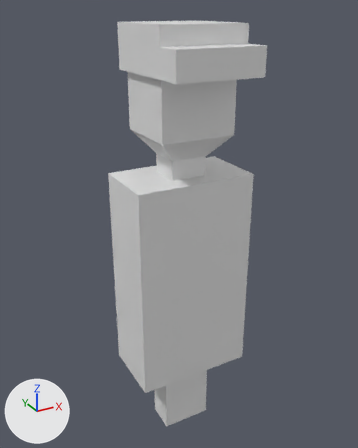
Two versions of the Blender file Assets/Models/Player.blend, one commit apart.
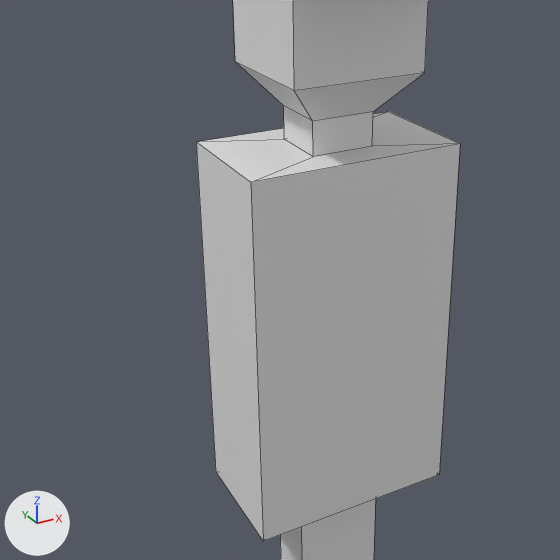
Each version is shown whole from a 50 mm camera at (-2.05, -3.7, 4.09) aimed at (-0.14, -0.23, 2.36), then close up on the part from 0% to 86% of the width and 21% to 90% of the height. The lights are fixed; the arrows at lower left show +X, +Y and +Z. The close-ups show mesh edges as thin lines.
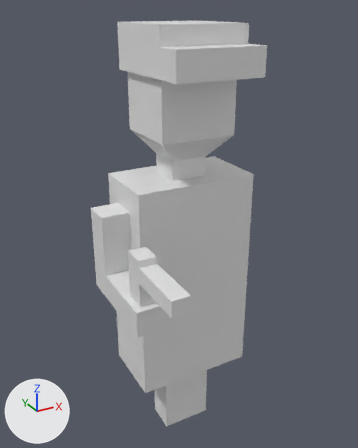
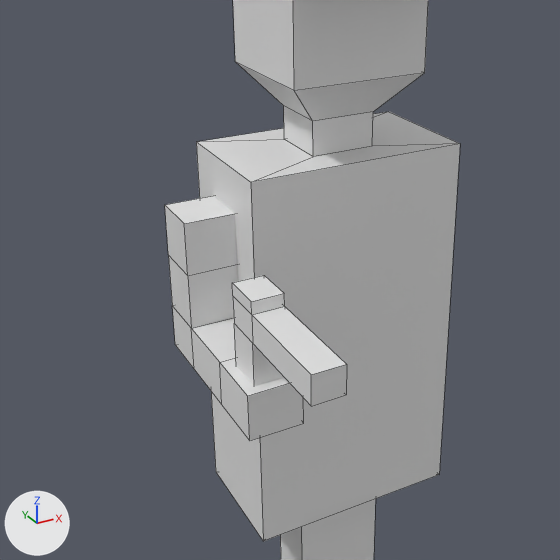
Commit message: Added pistol to player

Boxes [x1, y1, x2, y2] around the edits, measured in the close-ups (560 x 560 px):
'Cube', reshaped
    before: [196, 0, 460, 560]
    after: [165, 0, 460, 560]
'Pistol', added
    after: [232, 276, 347, 406]
part 1 of me_cube, added
    after: [165, 196, 304, 441]

What changed in the scene script:
```text
Change me_cube:
    used by ob_cube; location = (0.0, 0.0, 0.0)
    remove me_cube.from_pydata(...)  # 48 vertices, 44 faces; spans x -0.56..0.56, y -0.62..0.38, z -0.01..3.97
    add me_cube.from_pydata(...)  # 72 vertices, 66 faces; spans x -0.81..0.56, y -0.77..0.38, z -0.01..3.97
    me_cube part 1: a new loose piece of 24 vertices spanning x -0.81..-0.55, y -0.77..0.13, z 1.75..2.51, in mat_material (its picture is missing)
Add me_cube_001:
    me_cube_001.from_pydata(...)  # 20 vertices, 18 faces; spans x -0.054..0.054, y -0.443..0.07, z 0.0..0.437
    me_cube_001.materials.append(mat_material)  # its picture is missing
Add ob_pistol:
    ob_pistol = bpy.data.objects.new('Pistol', me_cube_001)
    ob_pistol.parent = ob_cube
    ob_pistol.location = (-0.679, -0.626, 1.774)
    ob_pistol.scale = (1.38, 1.38, 1.38)
```
